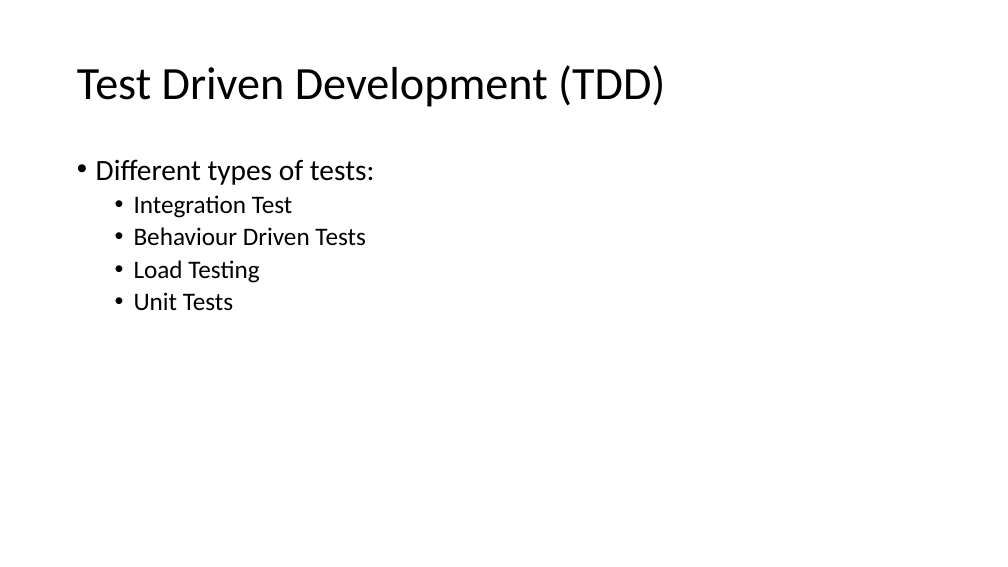
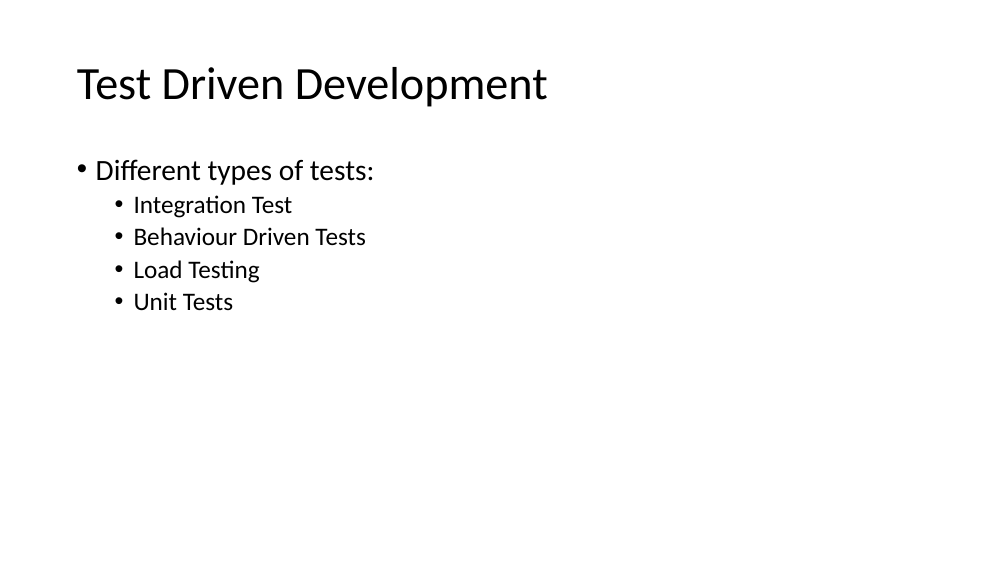
Before and after one commit to JoelViney/TestDrivenTalk, a slide deck: slide 3 of !Test Driven Development.pptx. Drawn at 1008x567 pixels with LibreOffice and Linux fonts; fonts in the diff are those of the drawing. Boxes give left, top, right and bottom in pixels: in the first picture for what was removed or moved away, otherwise in the second. Text is boxed around its words. In the diff, an @@ line names an element or a change of style, - is before the commit and + after.

```diff
--- a/!Test Driven Development.pptx
+++ b/!Test Driven Development.pptx
@@ title at <box>77,67,548,107</box>: text changed @@
-Test Driven Development (TDD)
+Test Driven Development
```
Also in this commit, not shown: 8 other slides changed, 11 slides added, 1 slide removed, 20 other files.
